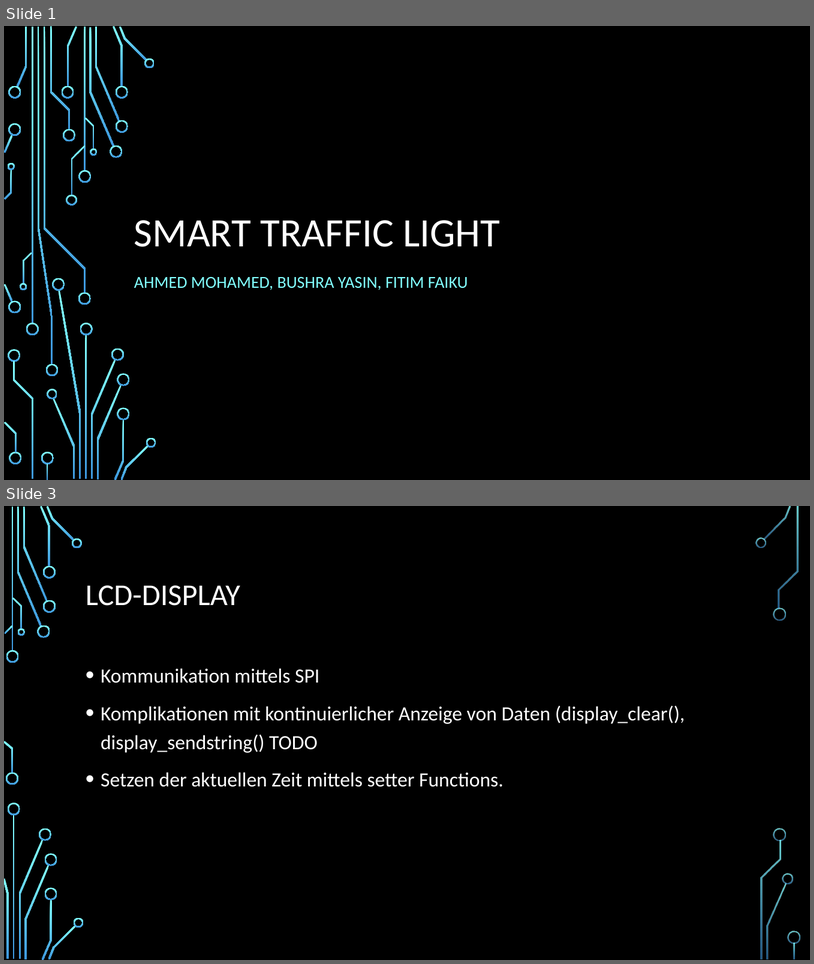
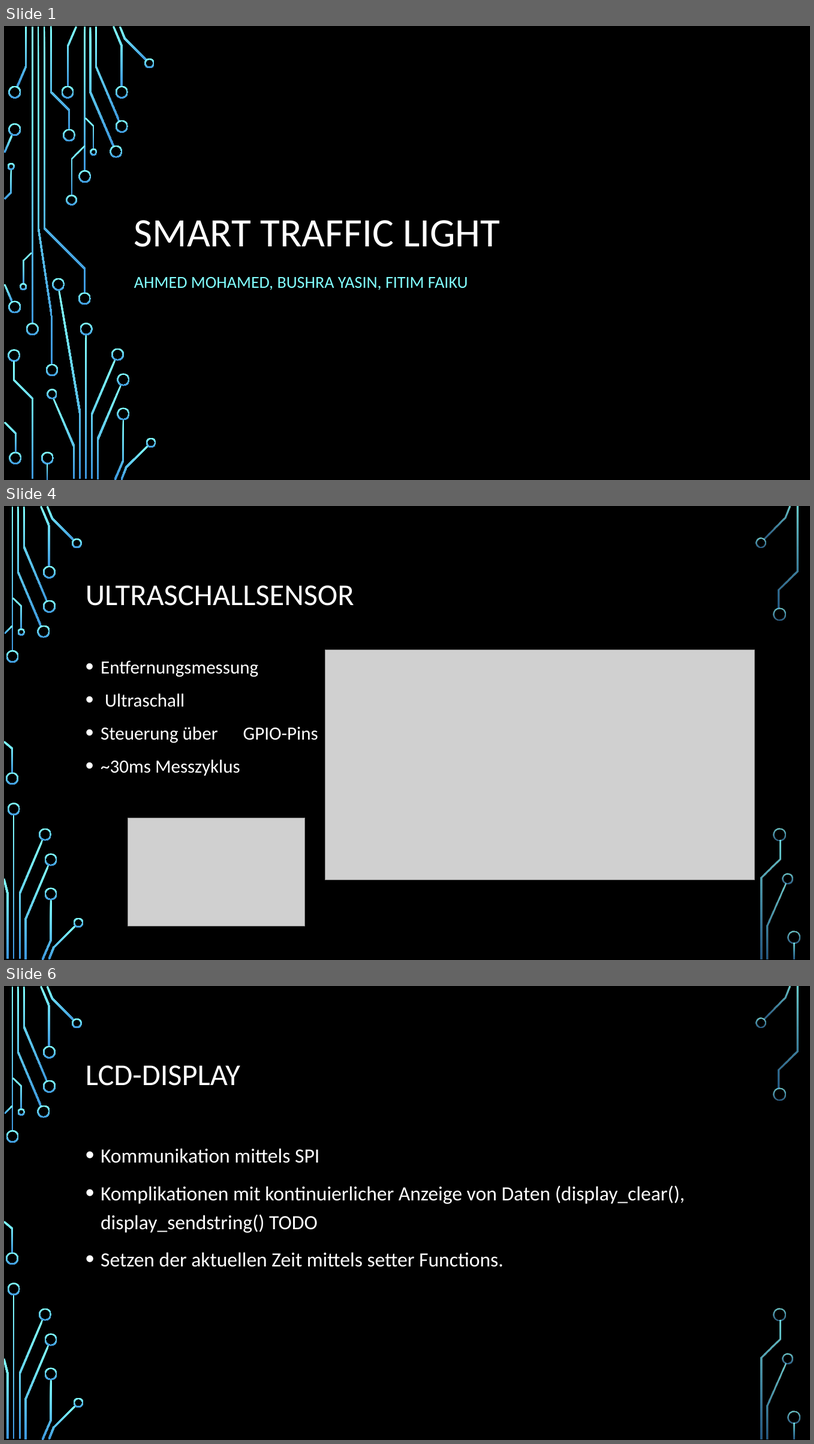
Before and after one commit to FitimFaiku/smart_traffic_light, a slide deck: Projektpräsentation.pptx. Shown one above the other, each under a label of ours: slides 1 and 3 before the commit, slides 1, 4 and 6 after it; the slides between them are not shown. The pictures are 814x964 and 814x1444 pixels, drawn with LibreOffice and Linux fonts; fonts in the diff are those of the drawing; grey boxes stand for pictures; background and template pictures are left out. Boxes give left, top, right and bottom in pixels: in the first picture for what was removed or moved away, otherwise in the second. Text is boxed around its words. In the diff, an @@ line names an element or a change of style, - is before the commit and + after.

```diff
--- a/Projektpräsentation.pptx
+++ b/Projektpräsentation.pptx
@@ slide 4 added at box(4, 506, 810, 960), background picture (left out); not listed: 36 template elements that a slide beside it also shows @@
@@ title added at box(86, 585, 354, 606), 36 pt, text #FFFFFF @@
+ULTRASCHALLSENSOR
@@ text added at box(101, 660, 318, 775), 22.2 pt, text #FFFFFF @@
+• Entfernungsmessung
+• Ultraschall
+• Steuerung über GPIO-Pins
+• ~30ms Messzyklus
@@ picture added at box(325, 650, 755, 880) @@
@@ picture added at box(128, 817, 305, 926) @@
@@ what was slide 3 is now slide 6 @@
```
Also in this commit, not shown: 2 other slides added.
